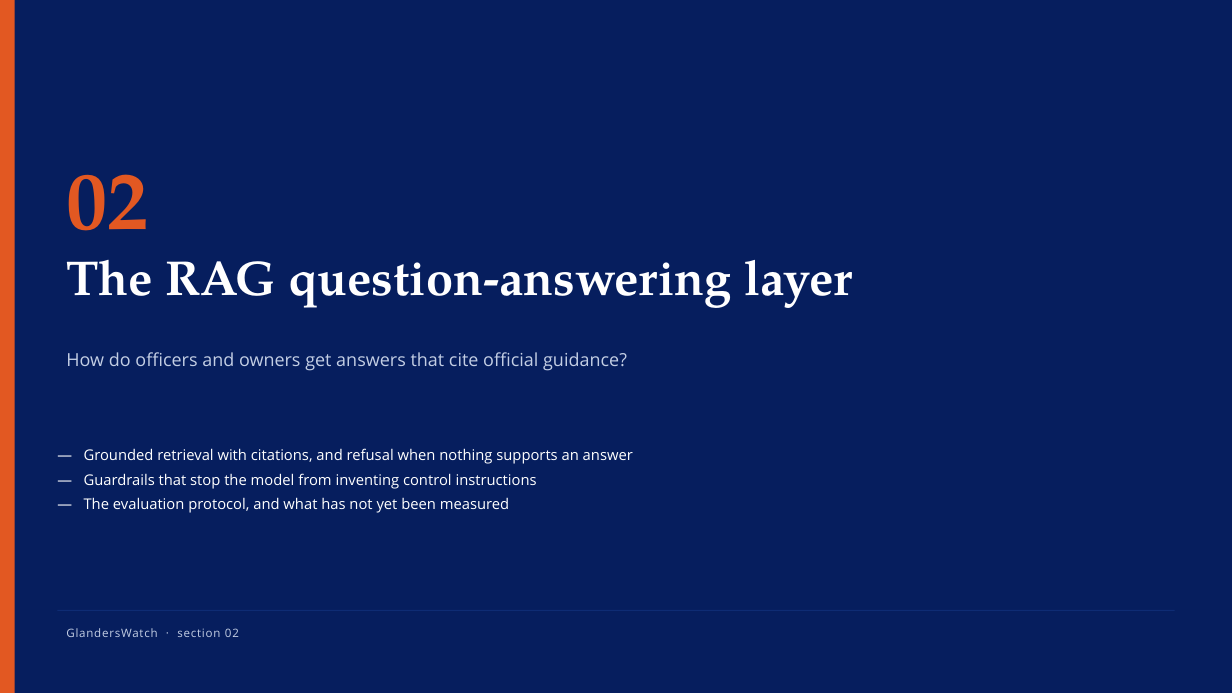
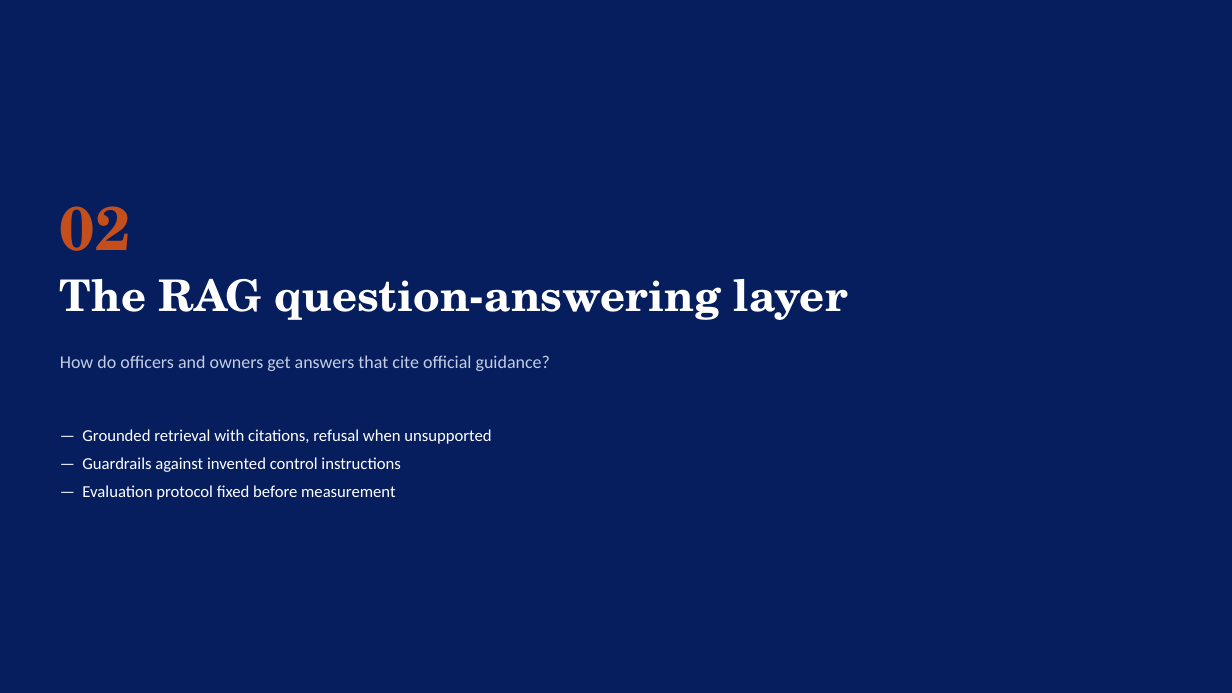
Before and after one commit to YuvrajSingh-mist/glandersWatch, a slide deck: slide 15 of slides/GlandersWatch_Deck.pptx (slide 16 before the commit). Drawn at 1232x693 pixels with LibreOffice and Linux fonts; fonts in the diff are those of the drawing. Boxes give left, top, right and bottom in pixels: in the first picture for what was removed or moved away, otherwise in the second. Text is boxed around its words. In the diff, an @@ line names an element or a change of style, - is before the commit and + after.

Commit message:
Simplify deck design and use report-exported figures only
Replace decorative pipeline art with charts cropped from Final_v2,
flatten the visual style to white slides with navy accents, and keep
IIIT logo as the only non-report image.

```diff
--- a/slides/GlandersWatch_Deck.pptx
+++ b/slides/GlandersWatch_Deck.pptx
@@ rectangle removed at [0,0,15,693] @@
@@ text "02": place and size @@
-text "02" at [66,174,148,231]
+text "02" at [60,206,131,251]
@@ text "02" at [60,206,131,251]: size 64 to 48 pt, font TeX Gyre Pagella to TeX Gyre Schola, text colour #E25822 to #C44E1C @@
@@ text "The RAG question-answering layer": place and size @@
-text "The RAG question-answering layer" at [66,260,852,308]
+text "The RAG question-answering layer" at [60,279,848,320]
@@ text "The RAG question-answering layer" at [60,279,848,320]: size 38 to 34 pt, font TeX Gyre Pagella to TeX Gyre Schola @@
@@ text "How do officers and owners ..." at [60,355,550,371]: font Open Sans to Calibri @@
@@ text at [82,429,491,500]: text changed; size 11.5 to 13 pt; font Open Sans to Calibri @@
-— Grounded retrieval with citations, and refusal when nothing supports an answer
-— Guardrails that stop the model from inventing control instructions
-— The evaluation protocol, and what has not yet been measured
+— Grounded retrieval with citations, refusal when unsupported
+— Guardrails against invented control instructions
+— Evaluation protocol fixed before measurement
@@ rectangle removed at [57,610,1175,611] @@
@@ text removed at [66,628,239,637] @@
-GlandersWatch · section 02
```
Also in this commit, not shown: 16 other slides changed, 6 slides added, 7 slides removed, 14 other files.
